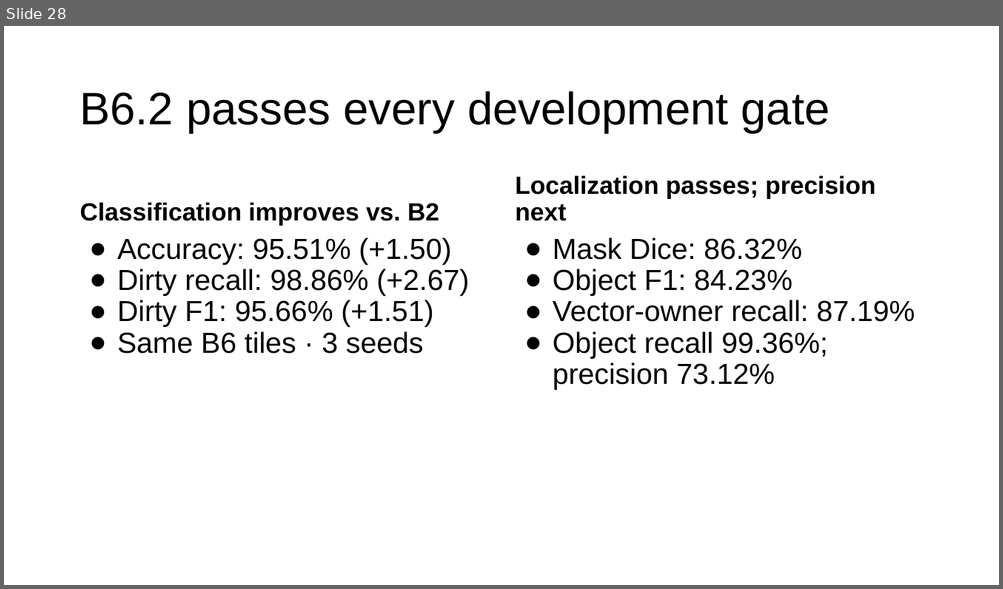
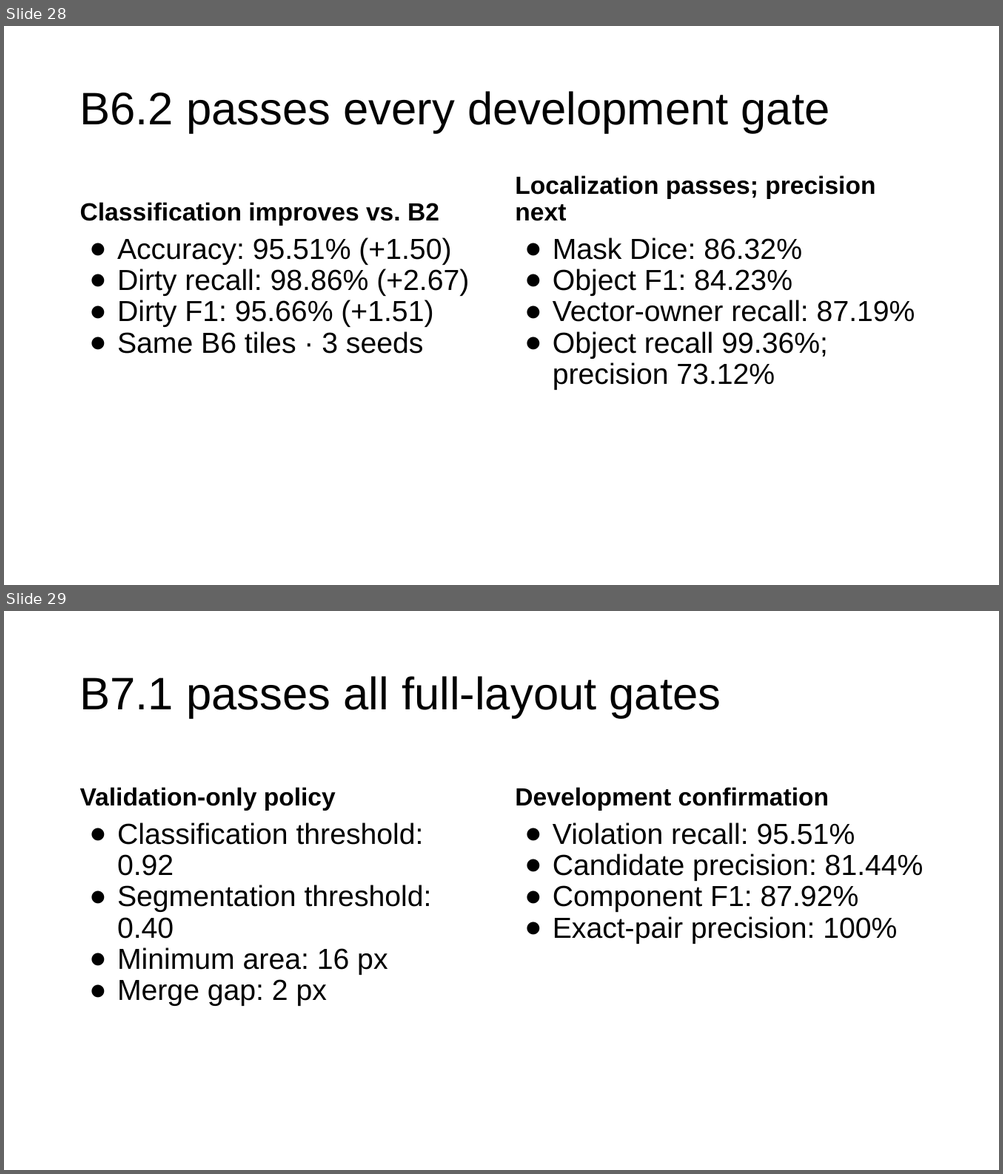
Before and after one commit to nocleo/ADVLSI2_Project_updated, a slide deck: presentation/ADVLSI2_DRC_CNN_Project_Progress.pptx. Shown one above the other, each under a label of ours: slide 28 before the commit, slides 28 and 29 after it. The pictures are 1003x589 and 1003x1174 pixels, drawn with LibreOffice and Linux fonts; fonts in the diff are those of the drawing. Boxes give left, top, right and bottom in pixels: in the first picture for what was removed or moved away, otherwise in the second. Text is boxed around its words. In the diff, an @@ line names an element or a change of style, - is before the commit and + after.

Commit message:
Record accepted B7.1 full-layout result

```diff
--- a/presentation/ADVLSI2_DRC_CNN_Project_Progress.pptx
+++ b/presentation/ADVLSI2_DRC_CNN_Project_Progress.pptx
@@ slide 29 added at [4,611,999,1170], background #FFFFFF @@
@@ title added at [80,676,721,718], 44 pt, text #000000 @@
+B7.1 passes all full-layout gates
@@ text added at [80,787,336,811], 24 pt, text #000000, bold @@
+Validation-only policy
@@ text added at [515,787,828,811], 24 pt, text #000000, bold @@
+Development confirmation
@@ text added at [117,823,432,1006], 28 pt, text #000000 @@
+● Classification threshold: 0.92
+● Segmentation threshold: 0.40
+● Minimum area: 16 px
+● Merge gap: 2 px
@@ text added at [552,823,923,944], 28 pt, text #000000 @@
+● Violation recall: 95.51%
+● Candidate precision: 81.44%
+● Component F1: 87.92%
+● Exact-pair precision: 100%
```
Also in this commit, not shown: 4 slides changed, 5 other files.
